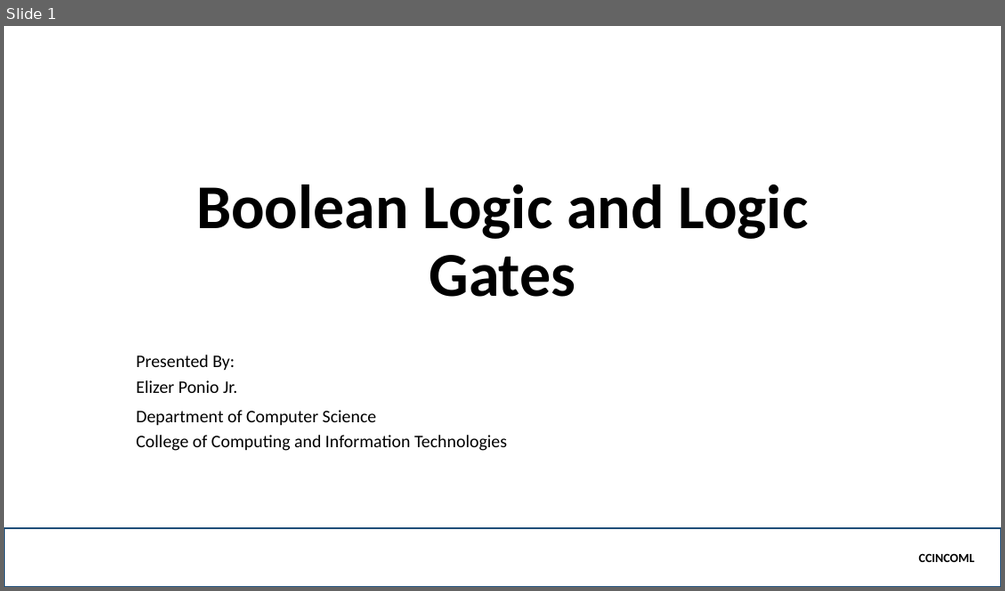
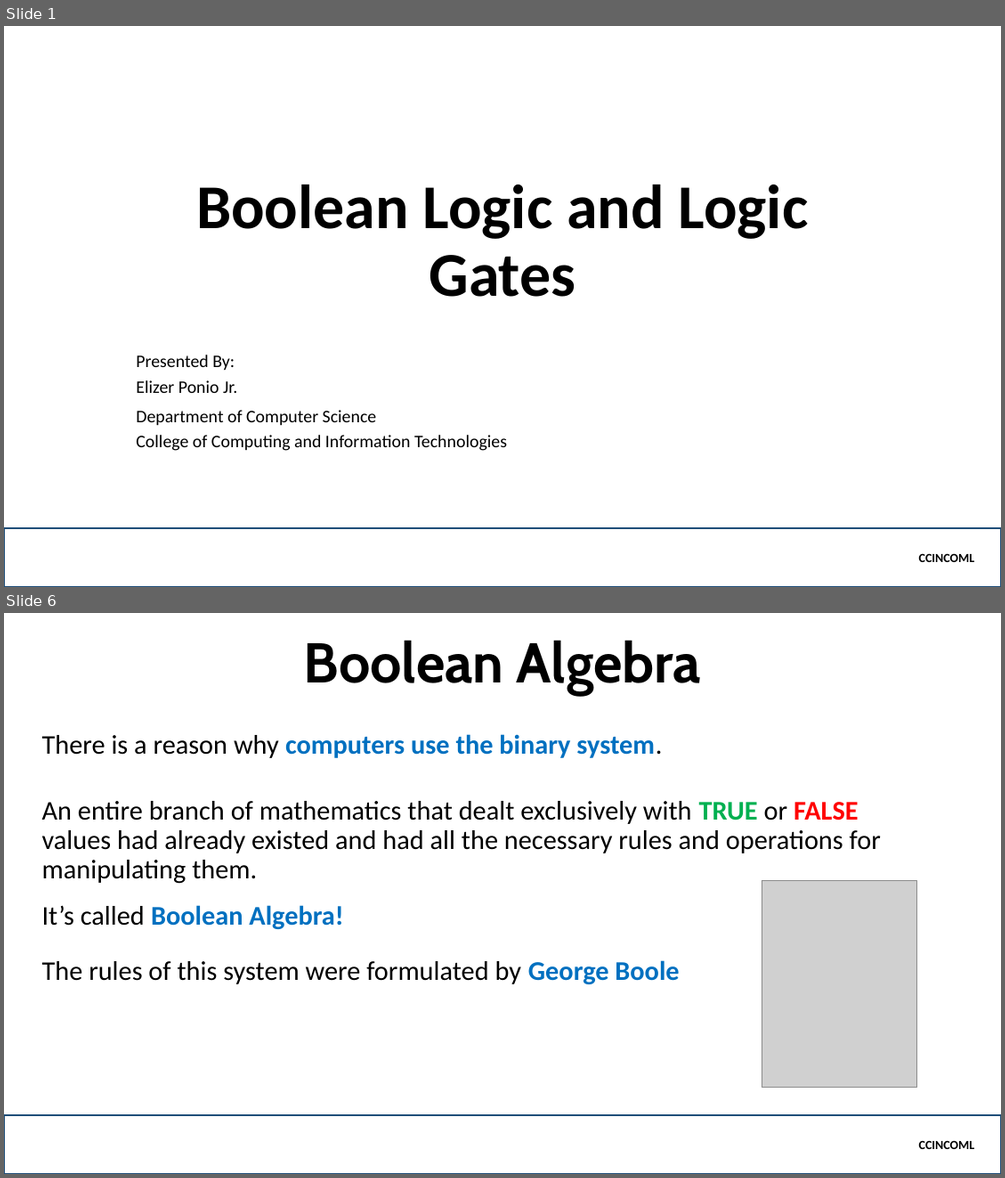
Before and after one commit to jamenggay/CCINCOML, a slide deck: Part 5 - Logic Gates/Boolean Logic and Logic Gates.pptx. Shown one above the other, each under a label of ours: slide 1 before the commit, slides 1 and 6 after it; the slides between them are not shown. The pictures are 1005x591 and 1005x1178 pixels, drawn with LibreOffice and Linux fonts; fonts in the diff are those of the drawing; grey boxes stand for pictures; background and template pictures are left out. Boxes give left, top, right and bottom in pixels: in the first picture for what was removed or moved away, otherwise in the second. Text is boxed around its words. In the diff, an @@ line names an element or a change of style, - is before the commit and + after.

```diff
--- a/Part 5 - Logic Gates/Boolean Logic and Logic Gates.pptx
+++ b/Part 5 - Logic Gates/Boolean Logic and Logic Gates.pptx
@@ slide 6 added at (4, 613, 1001, 1174), background picture (left out) @@
@@ title added at (304, 640, 701, 695), 54 pt, text #000000, bold @@
+Boolean Algebra
@@ text added at (42, 734, 662, 758), 26 pt, text #0070C0, bold @@
+There is a reason why computers use the binary system.
@@ text added at (42, 801, 881, 884), 26 pt, text #000000 @@
+An entire branch of mathematics that dealt exclusively with TRUE or FALSE values had already existed and had all the necessary rules and operations for manipulating them.
@@ text added at (42, 905, 343, 929), 26 pt, text #0070C0, bold @@
+It’s called Boolean Algebra!
@@ picture added at (761, 880, 917, 1087) @@
@@ text added at (42, 960, 679, 984), 26 pt, text #000000 @@
+The rules of this system were formulated by George Boole
@@ rectangle added at (4, 1115, 1001, 1174), outline #1F4E79 2.25 pt, 12 pt, text #000000, bold @@
+CCINCOML
```
Also in this commit, not shown: 1 slide changed, 12 other slides added, 1 slide removed.
